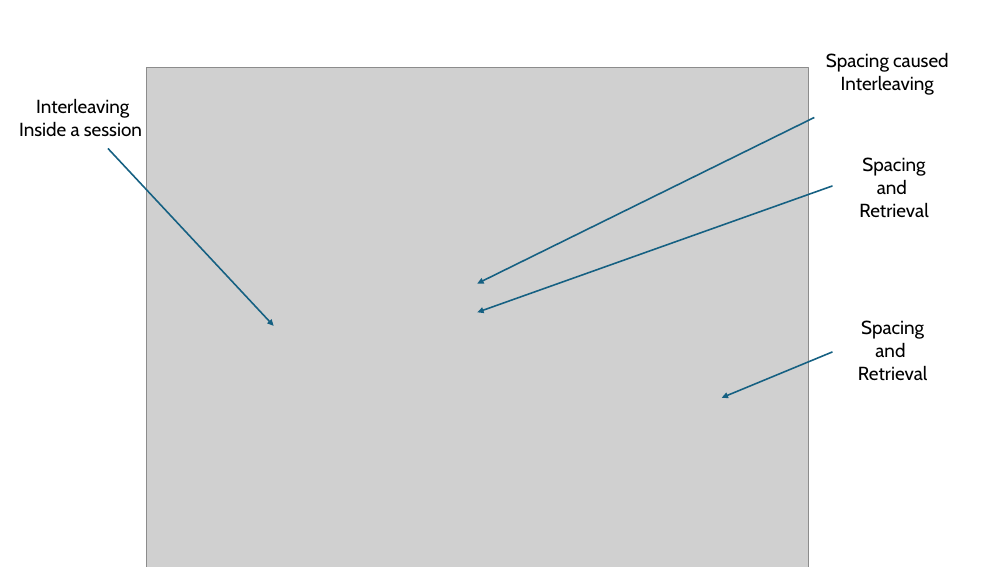
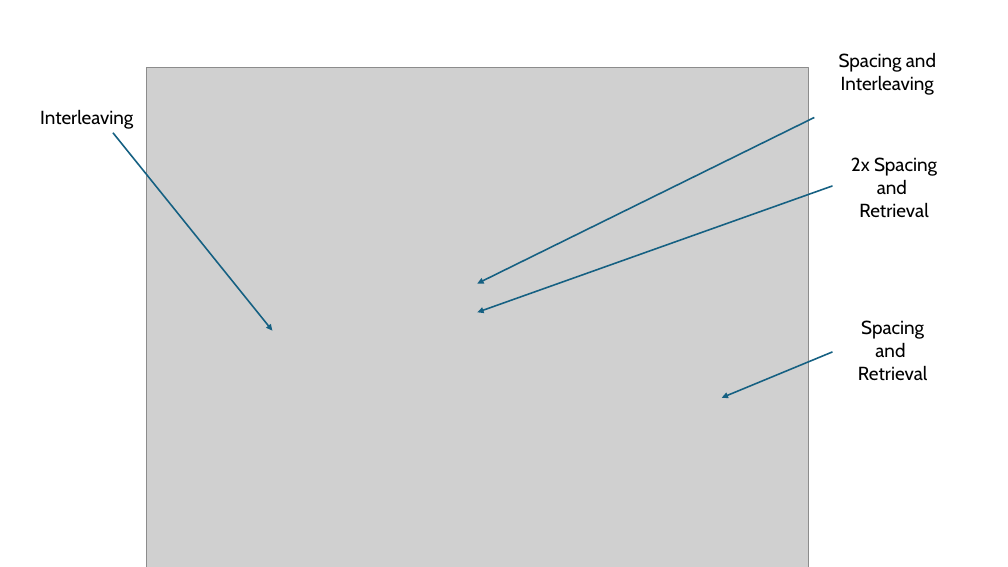
Before and after one commit to rodrigoprestesmachado/codespaces-blank, a slide deck: slide 4 of CSEDU2025/Presentation.pptx. Drawn at 1008x567 pixels with LibreOffice and Linux fonts; fonts in the diff are those of the drawing; grey boxes stand for pictures. Boxes give left, top, right and bottom in pixels: in the first picture for what was removed or moved away, otherwise in the second. Text is boxed around its words. In the diff, an @@ line names an element or a change of style, - is before the commit and + after.

```diff
--- a/CSEDU2025/Presentation.pptx
+++ b/CSEDU2025/Presentation.pptx
@@ text "Spacing and": place and size @@
-text "Spacing and" at <box>826,52,949,95</box>
+text "Spacing and" at <box>839,53,936,95</box>
@@ text at <box>839,53,936,72</box>: text changed @@
-Spacing caused
+Spacing and
@@ text "Interleaving": place and size @@
-text "Interleaving" at <box>19,98,142,136</box>
+text "Interleaving" at <box>40,109,133,129</box>
@@ text at <box>19,121,142,136</box>: paragraph removed @@
-Inside a session
@@ arrow moved from (108, 148) - (274, 326) to (113, 133) - (272, 330) @@
@@ text "2x Spacing": place and size @@
-text "2x Spacing" at <box>859,157,928,218</box>
+text "2x Spacing" at <box>851,157,937,218</box>
@@ text at <box>851,157,937,176</box>: text changed @@
-Spacing
+2x Spacing
```
Also in this commit, not shown: 1 other slide changed, 1 slide added, 37 other files.
